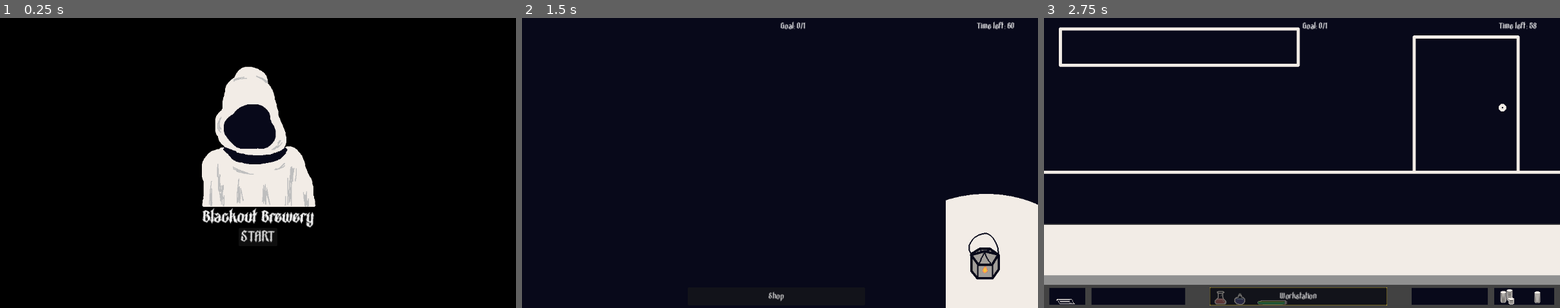
Above: before the commit, frames 1-3 (left to right).
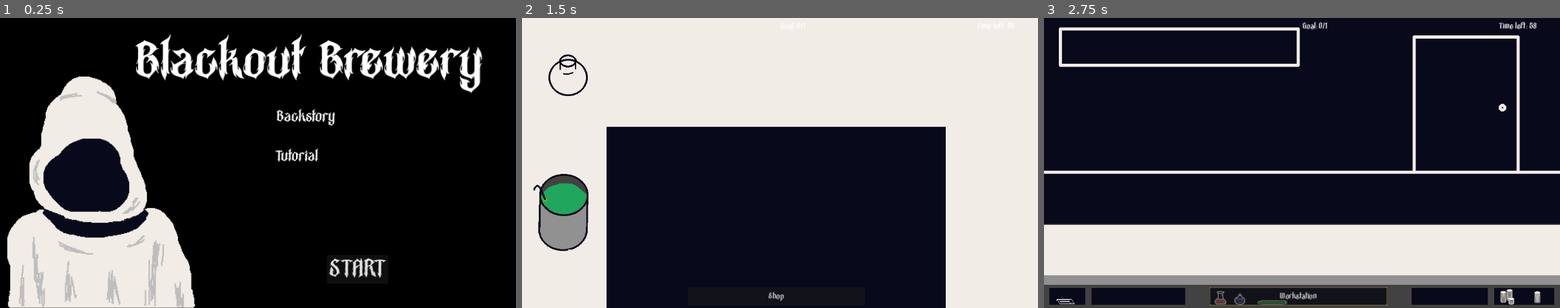
Above: after the commit, the same moments.

Repository: slowstate/blackout-brewery
Game: Godot game, scene res://scenes/main.tscn
Same seed, same stepped clock (60 frames per second), same inputs: the game is played once before the commit and once after it.
Inputs:
- Up to frame 1 (0.25 s): no input
- Up to frame 2 (1.5 s): click "START" at 0.5 s; click "Workstation" at 1.25 s
- Up to frame 3 (2.75 s): click "Shop" at 2 s

The runs differ from the first frame. In frame 1, 32% of the frame differs, in the area x 1-94%, y 5-100%; in frame 2, 52%, in the area x 0-100%, y 0-100%; in frame 3, nothing differs.

Commit message:
Removed lamp from day 1, added lamp tooltip to day 2

Diff:
--- a/scenes/start.tscn
+++ b/scenes/start.tscn
@@ -9,7 +9,7 @@
 [sub_resource type="LabelSettings" id="LabelSettings_lqmvv"]
 line_spacing = 4.0
 font = ExtResource("1_8vnkk")
-font_size = 32
+font_size = 100
 outline_size = 1
 shadow_size = 0
 shadow_color = Color(0.869703, 0.87299, 0.929155, 0)
@@ -23,6 +23,10 @@
 expand_margin_right = 48.0
 expand_margin_bottom = 8.0
 modulate_color = Color(0.306923, 0.306923, 0.306923, 1)
+
+[sub_resource type="LabelSettings" id="LabelSettings_tgyrh"]
+font = ExtResource("1_8vnkk")
+font_size = 30
 
 [node name="Start" type="Control"]
 layout_mode = 3
@@ -51,35 +55,50 @@
 grow_vertical = 2
 texture = SubResource("CanvasTexture_w3wco")
 
-[node name="Start" type="VBoxContainer" parent="."]
-layout_mode = 1
-anchors_preset = 5
-anchor_left = 0.5
-anchor_right = 0.5
-offset_left = -132.0
-offset_top = 104.0
-offset_right = 133.0
-offset_bottom = 188.0
-grow_horizontal = 2
-
-[node name="Label" type="Label" parent="Start"]
+[node name="Label2" type="Label" parent="."]
 layout_mode = 2
+offset_left = -275.0
+offset_top = -278.0
+offset_right = 503.0
+offset_bottom = -168.0
 text = "Blackout Brewery"
 label_settings = SubResource("LabelSettings_lqmvv")
 horizontal_alignment = 1
 visible_characters_behavior = 1
 
-[node name="StartButton" type="Button" parent="Start"]
+[node name="StartButton" type="Button" parent="."]
 layout_mode = 2
+offset_left = 154.0
+offset_top = 206.0
+offset_right = 291.0
+offset_bottom = 270.0
 size_flags_horizontal = 4
 size_flags_vertical = 4
 theme_override_fonts/font = ExtResource("1_8vnkk")
-theme_override_font_sizes/font_size = 30
+theme_override_font_sizes/font_size = 50
 theme_override_styles/hover = SubResource("StyleBoxTexture_pkxol")
 text = "START"
 
-[node name="Sprite2D" type="Sprite2D" parent="Start"]
-position = Vector2(161.5, -142)
+[node name="Sprite2D" type="Sprite2D" parent="."]
+position = Vector2(-304, 99)
+scale = Vector2(1.65, 1.65)
 texture = ExtResource("2_4wjmt")
 
-[connection signal="pressed" from="Start/StartButton" to="." method="_on_start_button_pressed"]
+[node name="BackstoryLabel" type="Label" parent="."]
+layout_mode = 0
+offset_left = 41.0
+offset_top = -119.0
+offset_right = 172.0
+offset_bottom = -48.0
+text = "Backstory"
+label_settings = SubResource("LabelSettings_tgyrh")
+
+[node name="TutorialLabel" type="Label" parent="."]
+offset_left = 38.0
+offset_top = -31.0
+offset_right = 169.0
+offset_bottom = 40.0
+text = "Tutorial"
+label_settings = SubResource("LabelSettings_tgyrh")
+
+[connection signal="pressed" from="StartButton" to="." method="_on_start_button_pressed"]
--- a/scenes/workstation.tscn
+++ b/scenes/workstation.tscn
@@ -24,7 +24,7 @@
 position = Vector2(0, -141)
 
 [node name="Lamp" parent="." instance=ExtResource("1_wfciu")]
-position = Vector2(484, 231)
+position = Vector2(500, 200)
 
 [node name="Button" type="Button" parent="."]
 offset_left = -206.0
@@ -35,8 +35,34 @@
 text = "Shop"
 clip_text = true
 
+[node name="LampTooltipLabel" type="Label" parent="."]
+visible = false
+anchors_preset = 8
+anchor_left = 0.5
+anchor_top = 0.5
+anchor_right = 0.5
+anchor_bottom = 0.5
+offset_left = -210.5
+offset_top = -37.5
+offset_right = 210.5
+offset_bottom = 37.5
+grow_horizontal = 2
+grow_vertical = 2
+theme_override_fonts/font = ExtResource("7_gd148")
+theme_override_font_sizes/font_size = 30
+text = "Oh no!
+What happened to the lights?!
+Looks like we only have our trusty lamp to work with.
+Try dragging the lamp to continue brewing..."
+horizontal_alignment = 1
+
+[node name="LampTooltipTimer" type="Timer" parent="."]
+wait_time = 10.0
+one_shot = true
+
 [connection signal="workstationButtonPressed" from="." to="." method="_on_workstation_button_pressed"]
 [connection signal="bottleClicked" from="Bottle" to="." method="_on_bottle_bottle_clicked"]
 [connection signal="potionBaseClicked" from="GreenPotionBase" to="." method="_on_green_potion_base_potion_base_clicked"]
 [connection signal="potionClicked" from="Potion" to="." method="_on_potion_potion_clicked"]
 [connection signal="pressed" from="Button" to="." method="_on_button_pressed"]
+[connection signal="timeout" from="LampTooltipTimer" to="." method="_on_lamp_tooltip_timer_timeout"]
--- a/scripts/customer.gd
+++ b/scripts/customer.gd
@@ -35,7 +35,7 @@
 			timer.wait_time = 4
 			timer.start()
 			customerOrderComplete.emit()
-		if orderFulfilled:
+		elif orderFulfilled:
 			order_dialog.text = "Thanks for the donation!"
 	else:
 		order_dialog.text ="I'm still waiting for my " + Recipes.bases.find_key(orderBase) + " with " + Recipes.ingredients.find_key(orderIngredient)
--- a/scripts/main.gd
+++ b/scripts/main.gd
@@ -78,6 +78,10 @@
 			current_customer.check_order(updated_potion)
 
 func _start_day():
+	if current_day == 1: workstation.show_lamp(false)
+	else: workstation.show_lamp(true)
+
+	workstation.reset_lamp_position()
 	order_goal = 0 + current_day
 	orders_completed = 0
 	day_timer.wait_time = 61
@@ -108,7 +112,10 @@
 	if new_scene == all_scenes[1]: ui.visible = false
 	if new_scene == all_scenes[2]: ui.visible = false
 	if new_scene == all_scenes[3]: ui.visible = true
-	if new_scene == all_scenes[4]: ui.visible = true
+	if new_scene == all_scenes[4]:
+		ui.visible = true
+		if current_day == 2:
+			workstation.show_lamp_tooltip()
 
 
 func _on_start_start_pressed():
--- a/scripts/workstation.gd
+++ b/scripts/workstation.gd
@@ -1,6 +1,9 @@
 extends Node2D
 
 @onready var potion = $Potion
+@onready var lamp = $Lamp
+@onready var lamp_tooltip_label = $LampTooltipLabel
+@onready var lamp_tooltip_timer = $LampTooltipTimer
 
 signal potionUpdated(updatedPotion)
 
@@ -34,3 +37,18 @@
 
 func _on_shop_potion_submitted():
 	potion._clear_potion()
+
+func show_lamp(show: bool):
+	lamp.visible = show
+
+func reset_lamp_position():
+	lamp.position = Vector2(500, 200)
+
+func show_lamp_tooltip():
+	lamp_tooltip_label.visible = true
+	lamp_tooltip_timer.wait_time = 10
+	lamp_tooltip_timer.start()
+
+
+func _on_lamp_tooltip_timer_timeout():
+	lamp_tooltip_label.visible = false
Not shown: 1 places in scenes/start.tscn that only renumber resources
